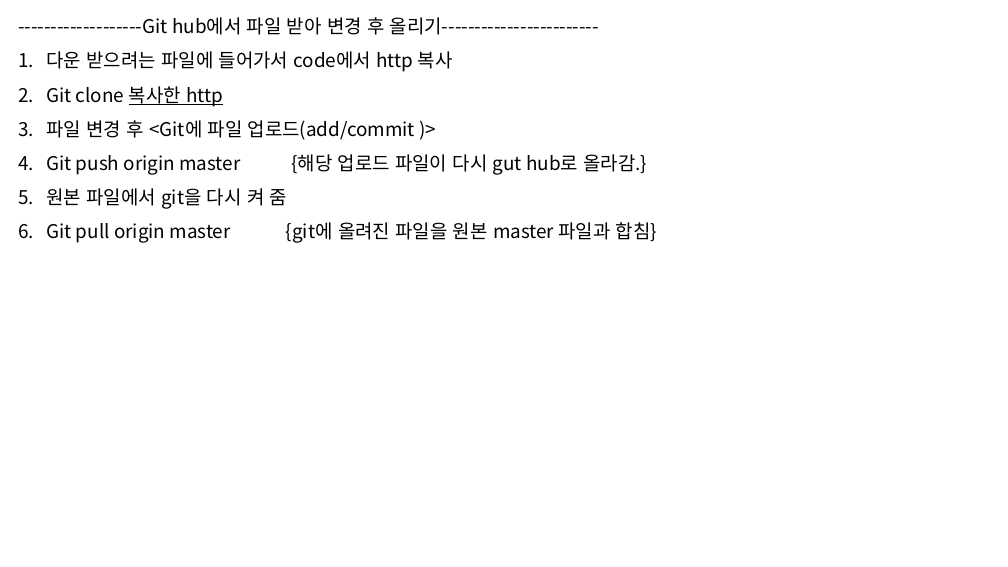
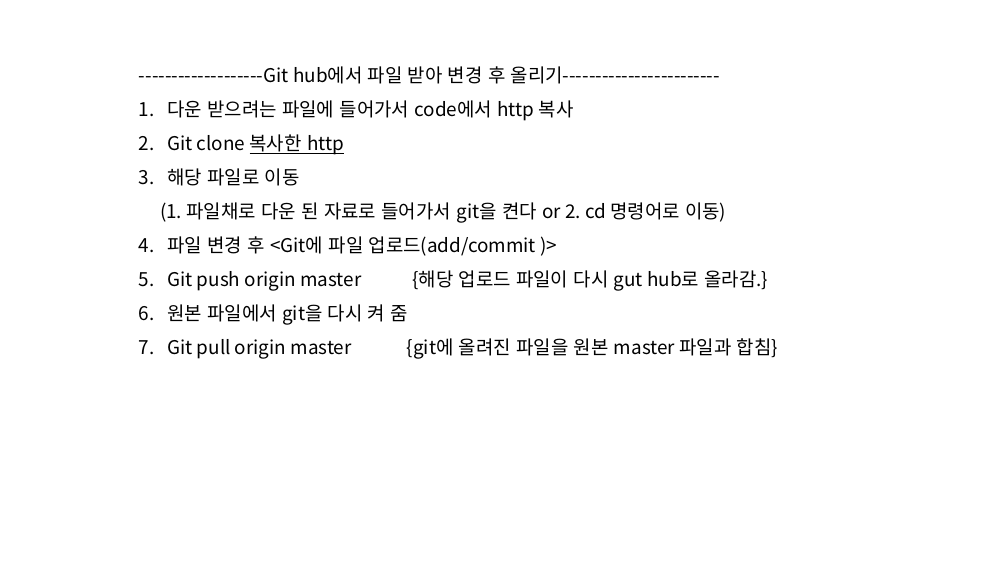
Before and after one commit to yunju94/know, a slide deck: slide 36 of know.pptx (slide 34 before the commit). Drawn at 1008x567 pixels with LibreOffice and Linux fonts; fonts in the diff are those of the drawing. Boxes give left, top, right and bottom in pixels: in the first picture for what was removed or moved away, otherwise in the second. Text is boxed around its words. In the diff, an @@ line names an element or a change of style, - is before the commit and + after.

```diff
--- a/know.pptx
+++ b/know.pptx
@@ text "-------------------Git hub에서 파일 받아 변경 ...": place and size @@
-text "-------------------Git hub에서 파일 받아 변경 ..." at [18,17,657,243]
+text "-------------------Git hub에서 파일 받아 변경 ..." at [139,66,778,359]
@@ text at [160,168,726,223]: paragraphs added @@
+3. 해당 파일로 이동
+(1. 파일채로 다운 된 자료로 들어가서 git을 켠다 or 2. cd 명령어로 이동)
```
Also in this commit, not shown: 2 other slides changed, 89 slides added, 5 slides removed, 1 other file.
